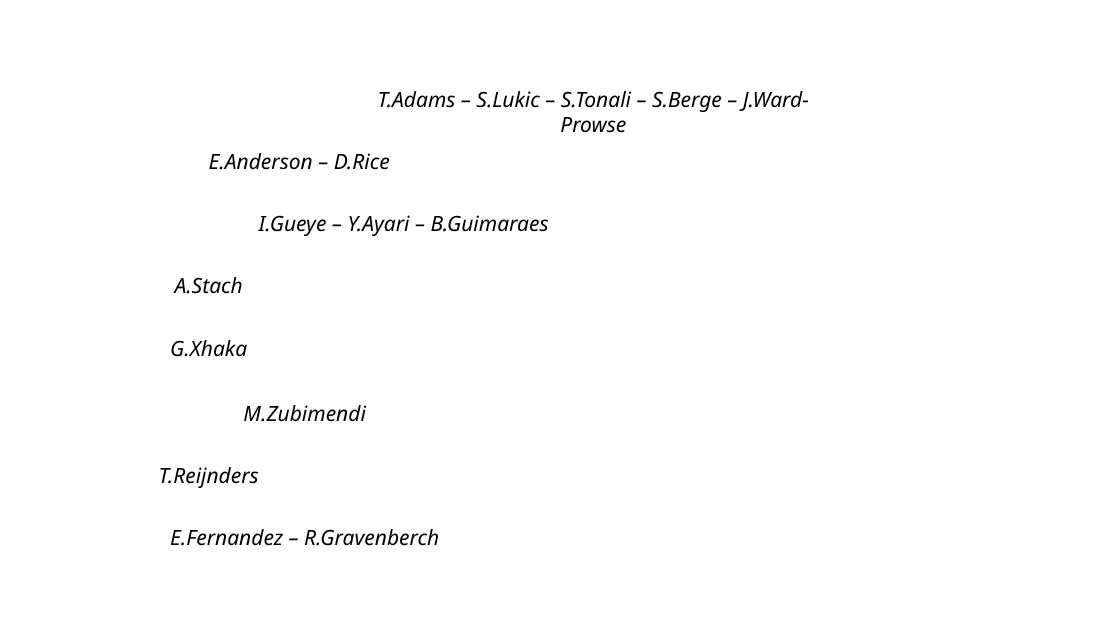
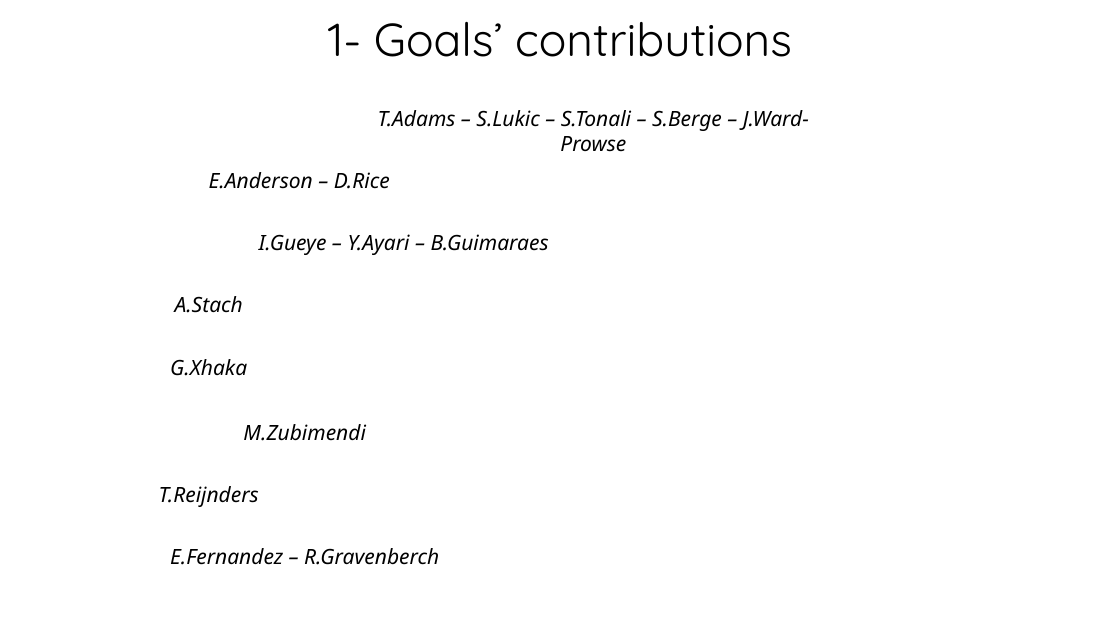
Before and after one commit to YouennMARTIN/Premier-League-Center-Midfielder-Offensive-Activity-Analyses-, a slide deck: slide 12 of Main outcomes.pptx (slide 6 before the commit). Drawn at 1120x630 pixels with LibreOffice and Linux fonts; fonts in the diff are those of the drawing; background and template pictures are left out. Boxes give left, top, right and bottom in pixels: in the first picture for what was removed or moved away, otherwise in the second. Text is boxed around its words. In the diff, an @@ line names an element or a change of style, - is before the commit and + after.

```diff
--- a/Main outcomes.pptx
+++ b/Main outcomes.pptx
@@ title added at <box>328,22,792,57</box>, 39.6 pt, text #000000 @@
+1- Goals’ contributions
@@ 8 texts: place and size @@
-8 texts at <box>159,91,809,546</box>
+8 texts at <box>159,110,809,565</box>
```
Also in this commit, not shown: 6 other slides changed, 8 slides added, 11 slides removed.
